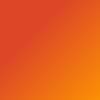
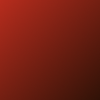
The second 100×100 image is a revision of the first. Changes to its layers:
painted on "Color" over [0, 0, 100, 100]
